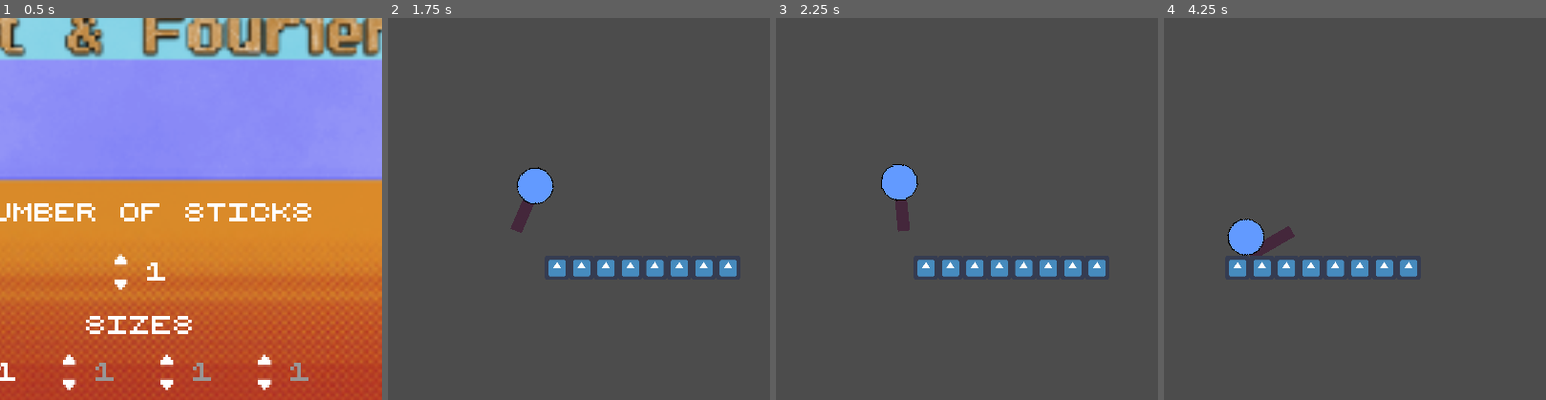
Above: before the commit, frames 1-4 (left to right).
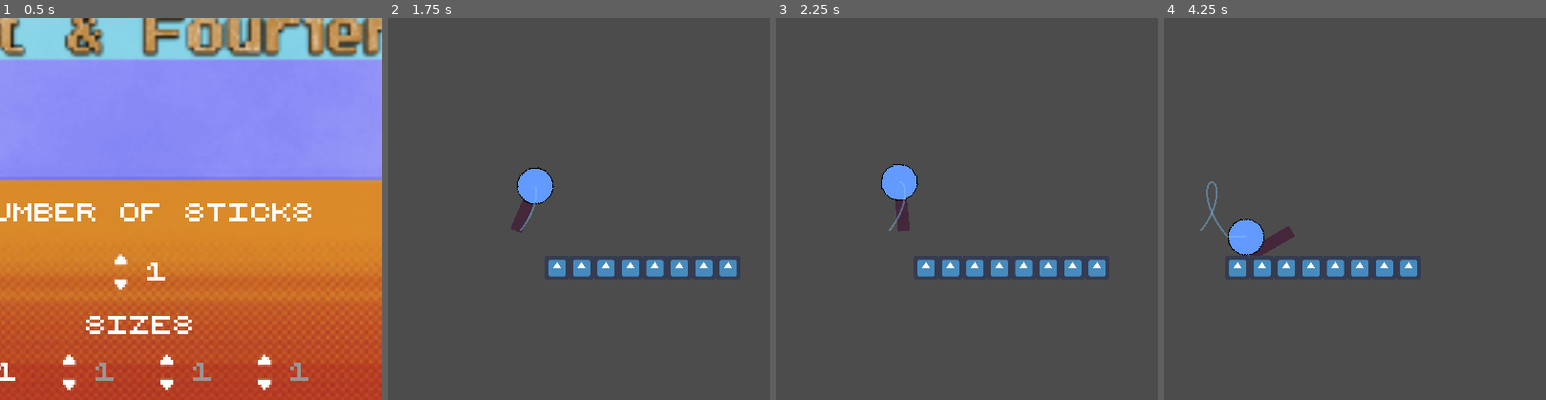
Above: after the commit, the same moments.

Repository: fyodordev/fourier-game
Game: Godot game, scene res://titlescreen.tscn
The game is run twice, just before and just after one commit, with the same random seed, the same clock (stepped at 60 frames per second) and the same inputs. The engine's default icon, where the game draws it, is replaced by a stand-in: a white triangle on a blue panel in a dark square.
Inputs (mouse positions are % of the whole screen's width and height, from its top left):
- Up to frame 1 (0.5 s): no input
- Up to frame 2 (1.75 s): click (51, 93) at 0.5 s
- Up to frame 3 (2.25 s): no input
- Up to frame 4 (4.25 s): no input
The pictures show only the part of the screen within x 33-83%, y 22-72%; the shares and areas given below are measured in that part.

Frame 1 is identical in both runs. In frame 2, less than 0.1% of the frame differs, in the area x 34-39%, y 48-56%; in frame 3, less than 0.1%; in frame 4, 0.2%, in the area x 9-17%, y 42-58%.

Commit message:
Add line tracing the last moving node.

Diff:
--- /dev/null
+++ b/Trail.gd
@@ -0,0 +1,24 @@
+extends Line2D
+
+# Declare member variables here. Examples:
+# var a = 2
+# var b = "text"
+var point
+var target
+export(NodePath) var targetPath
+
+# Called when the node enters the scene tree for the first time.
+func _ready():
+	target = get_node(targetPath)
+	pass # Replace with function body.
+
+# Called every frame. 'delta' is the elapsed time since the previous frame.
+#func _process(delta):
+#	pass
+
+func _process(delta):
+	global_position = Vector2(0,0)
+	global_rotation = 0
+	point = target.global_position
+	add_point(point)
+	pass
--- /dev/null
+++ b/Trail.tscn
@@ -0,0 +1,9 @@
+[gd_scene load_steps=2 format=2]
+
+[ext_resource path="res://Trail.gd" type="Script" id=1]
+
+[node name="Trail" type="Line2D"]
+width = 5.0
+default_color = Color( 0.505882, 0.803922, 1, 0.376471 )
+texture_mode = -1088421888
+script = ExtResource( 1 )
--- a/World.gd
+++ b/World.gd
@@ -17,3 +17,9 @@
 		currNode.hueinit(global.speeds[i],global.lengths[i])
 
 	currNode.get_node("Junction").get_node("CollisionShape2D").set_disabled(false)
+
+	# Add trail which will trace the last object's movement.
+	var trail = load("Trail.tscn")
+	var instancedTrail = trail.instance()
+	instancedTrail.targetPath = currNode.get_node("Junction").get_path()
+	currNode.add_child(instancedTrail)
